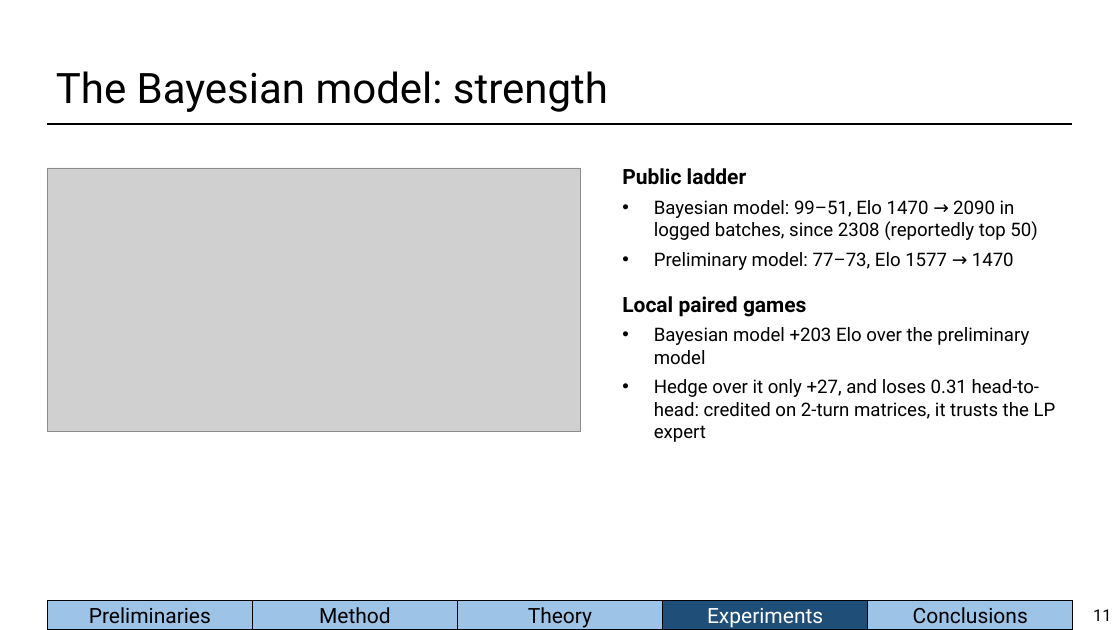
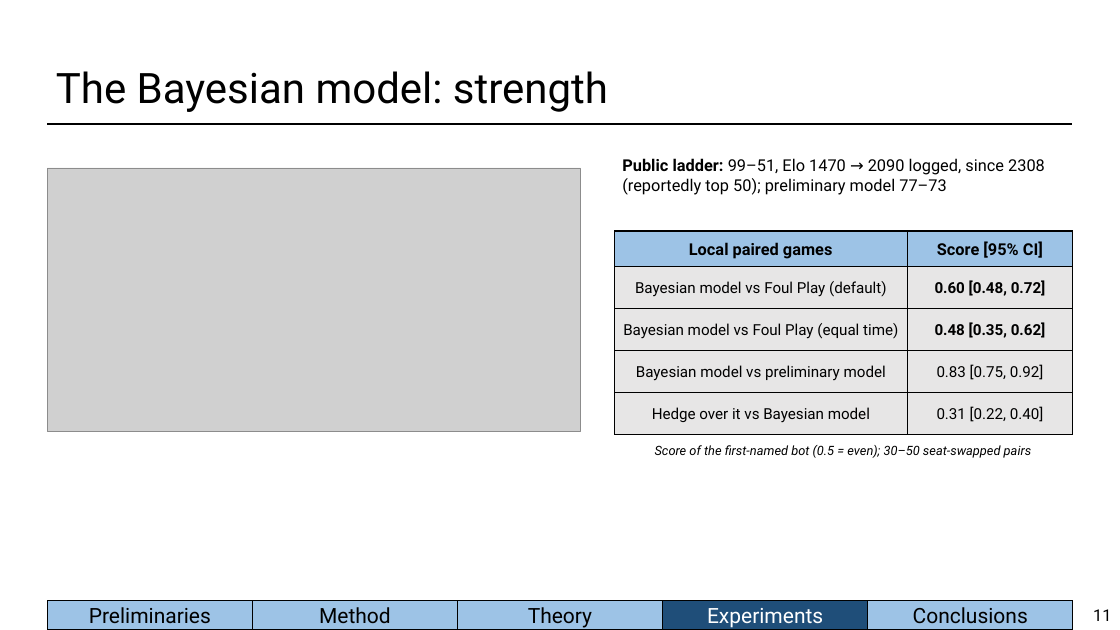
Before and after one commit to BioFanat/pokemon-equilibrium-engine, a slide deck: slide 11 of report/slides/deck.pptx. Drawn at 1120x630 pixels with LibreOffice and Linux fonts; fonts in the diff are those of the drawing; grey boxes stand for pictures. Boxes give left, top, right and bottom in pixels: in the first picture for what was removed or moved away, otherwise in the second. Text is boxed around its words. In the diff, an @@ line names an element or a change of style, - is before the commit and + after.

Commit message:
Bayesian model is on par with Foul Play locally (0.60 default, 0.48 equal time); results table on the strength slide

```diff
--- a/report/slides/deck.pptx
+++ b/report/slides/deck.pptx
@@ text at (x1=622, y1=158, x2=1045, y2=195): text changed; size 16 to 14 pt @@
-Public ladder
-• Bayesian model: 99–51, Elo 1470 → 2090 in logged batches, since 2308 (reportedly top 50)
-• Preliminary model: 77–73, Elo 1577 → 1470
-Local paired games
-• Bayesian model +203 Elo over the preliminary model
-• Hedge over it only +27, and loses 0.31 head-to-head: credited on 2-turn matrices, it trusts the LP expert
+Public ladder: 99–51, Elo 1470 → 2090 logged, since 2308 (reportedly top 50); preliminary model 77–73
@@ rectangle added at (x1=614, y1=231, x2=907, y2=266), fill #9DC3E6, outline #000000 1 pt, 14 pt, text #000000, bold @@
+Local paired games
@@ rectangle added at (x1=907, y1=231, x2=1072, y2=266), fill #9DC3E6, outline #000000 1 pt, 14 pt, text #000000, bold @@
+Score [95% CI]
@@ rectangle added at (x1=614, y1=266, x2=907, y2=308), fill #E7E6E6, outline #000000 1 pt, 13 pt, text #000000 @@
+Bayesian model vs Foul Play (default)
@@ rectangle added at (x1=907, y1=266, x2=1072, y2=308), fill #E7E6E6, outline #000000 1 pt, 13 pt, text #000000, bold @@
+0.60 [0.48, 0.72]
@@ rectangle added at (x1=614, y1=308, x2=907, y2=350), fill #E7E6E6, outline #000000 1 pt, 13 pt, text #000000 @@
+Bayesian model vs Foul Play (equal time)
@@ rectangle added at (x1=907, y1=308, x2=1072, y2=350), fill #E7E6E6, outline #000000 1 pt, 13 pt, text #000000, bold @@
+0.48 [0.35, 0.62]
@@ rectangle added at (x1=614, y1=350, x2=907, y2=392), fill #E7E6E6, outline #000000 1 pt, 13 pt, text #000000 @@
+Bayesian model vs preliminary model
@@ rectangle added at (x1=907, y1=350, x2=1072, y2=392), fill #E7E6E6, outline #000000 1 pt, 13 pt, text #000000 @@
+0.83 [0.75, 0.92]
@@ rectangle added at (x1=614, y1=392, x2=907, y2=434), fill #E7E6E6, outline #000000 1 pt, 13 pt, text #000000 @@
+Hedge over it vs Bayesian model
@@ rectangle added at (x1=907, y1=392, x2=1072, y2=434), fill #E7E6E6, outline #000000 1 pt, 13 pt, text #000000 @@
+0.31 [0.22, 0.40]
@@ text added at (x1=655, y1=445, x2=1031, y2=458), 11 pt, text #000000, italic @@
+Score of the first-named bot (0.5 = even); 30–50 seat-swapped pairs
```
Also in this commit, not shown: 4 other files.
